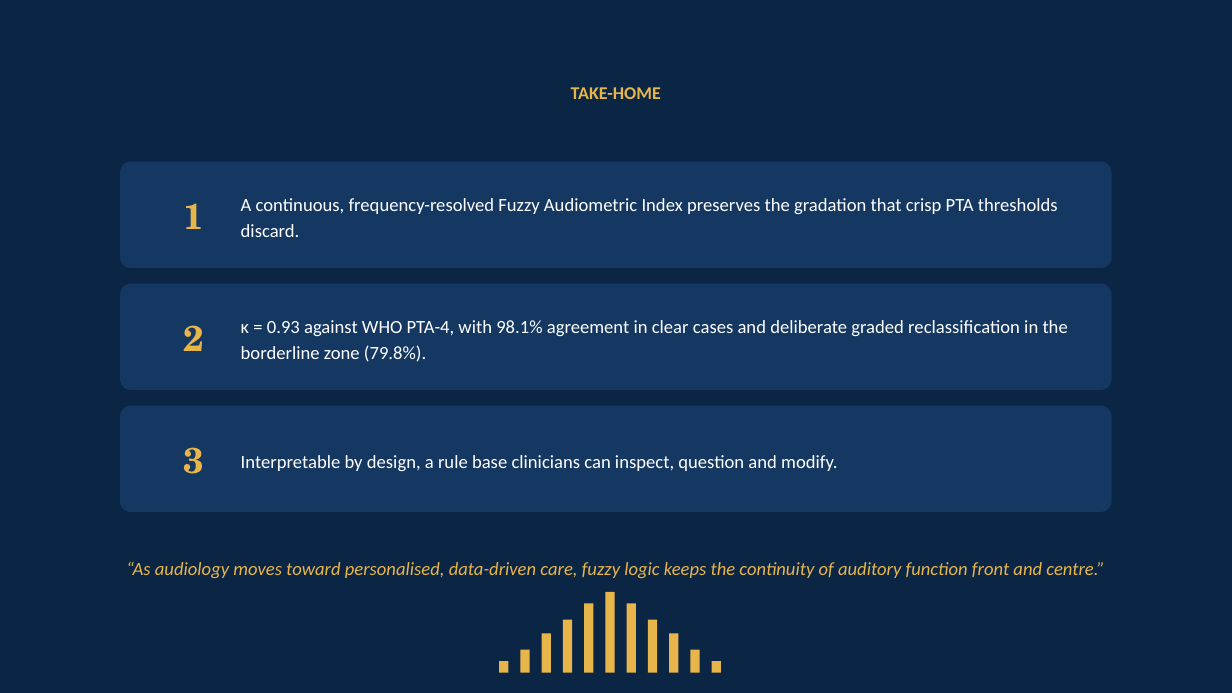
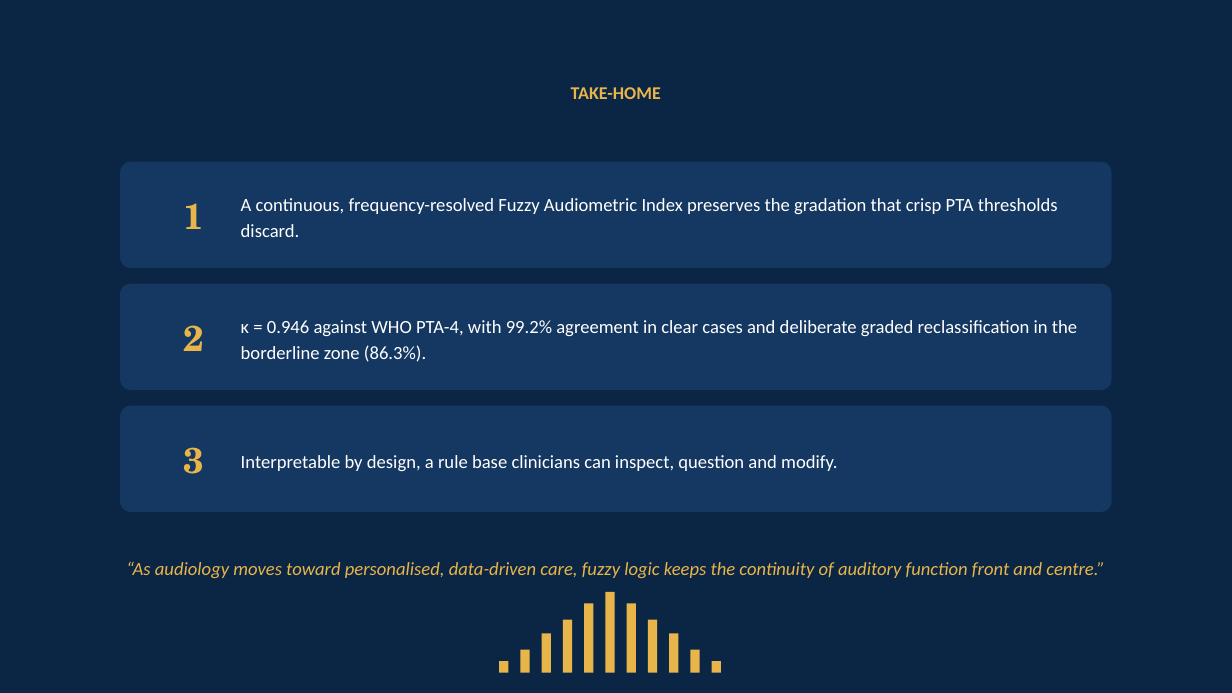
Before and after one commit to ameye/fuzzy-audiogram, a slide deck: slide 14 of arabcic2026/arabcic2026_fuzzy_audiogram.pptx. Drawn at 1232x693 pixels with LibreOffice and Linux fonts; fonts in the diff are those of the drawing. Boxes give left, top, right and bottom in pixels: in the first picture for what was removed or moved away, otherwise in the second. Text is boxed around its words. In the diff, an @@ line names an element or a change of style, - is before the commit and + after.

```diff
--- a/arabcic2026/arabcic2026_fuzzy_audiogram.pptx
+++ b/arabcic2026/arabcic2026_fuzzy_audiogram.pptx
@@ text at (241, 320, 1077, 362): text changed @@
-κ = 0.93 against WHO PTA-4, with 98.1% agreement in clear cases and deliberate graded reclassification in the borderline zone (79.8%).
+κ = 0.946 against WHO PTA-4, with 99.2% agreement in clear cases and deliberate graded reclassification in the borderline zone (86.3%).
```
Also in this commit, not shown: 11 other slides changed, 46 other files.
